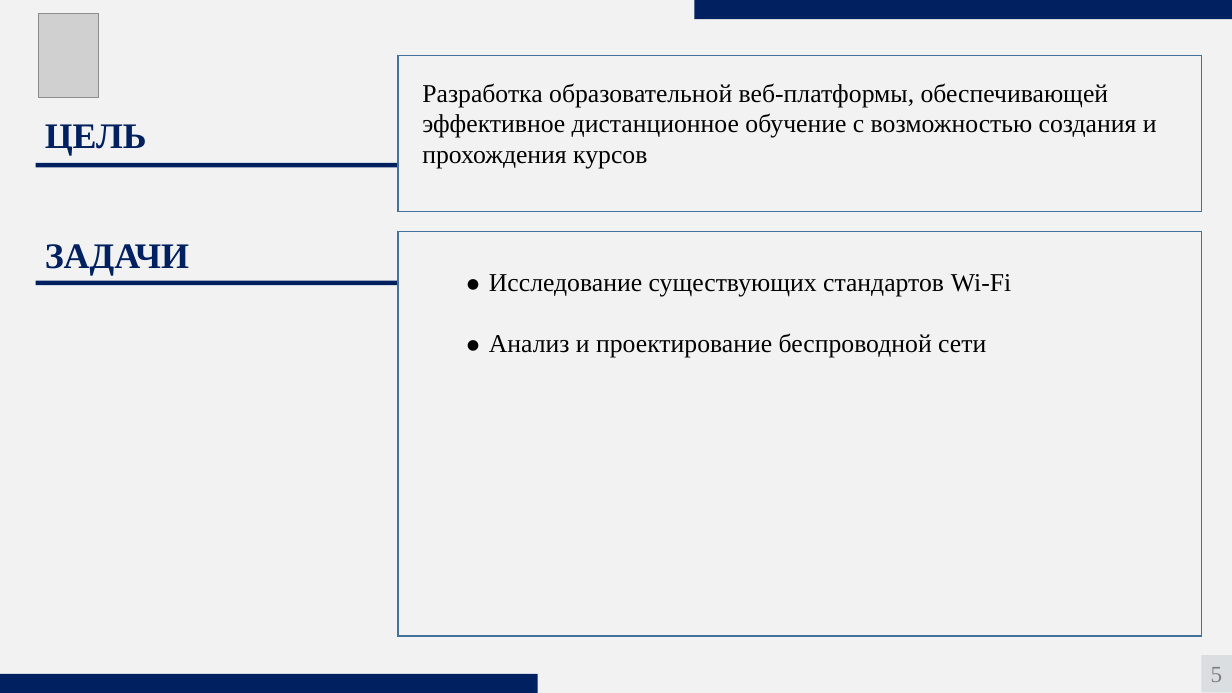
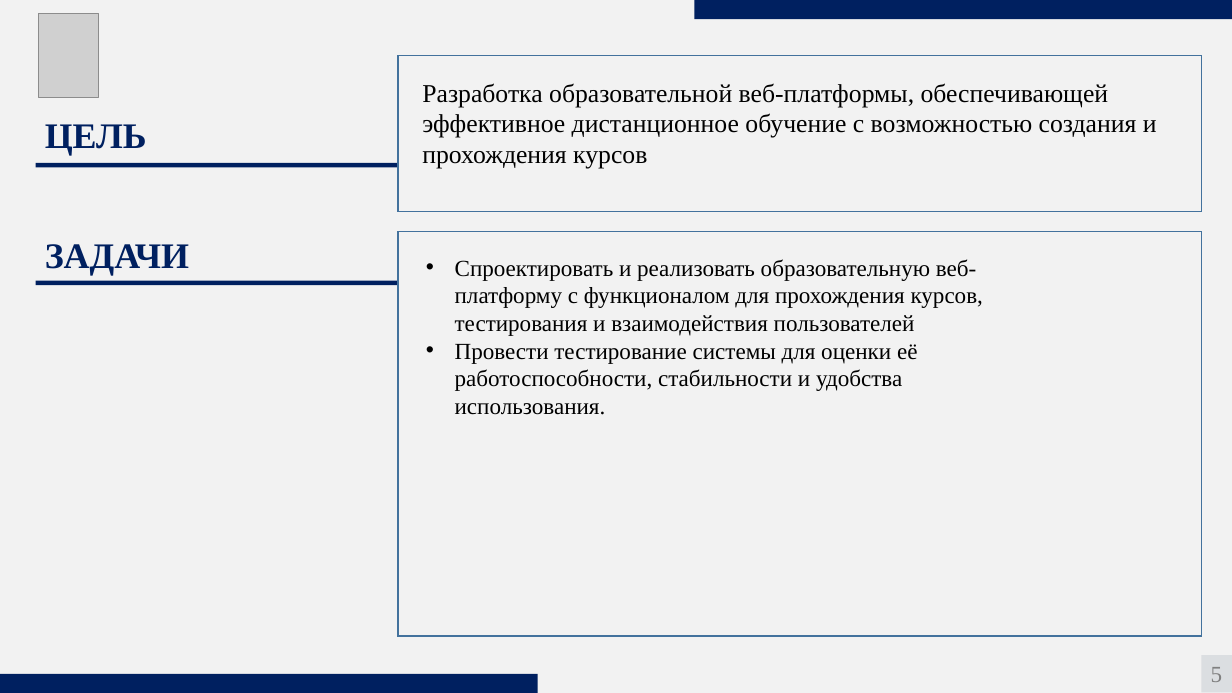
Before and after one commit to aftercraig/Education-Graduate, a slide deck: slide 5 of Дополнительные материалы/Диплом Боритько.pptx. Drawn at 1232x693 pixels with LibreOffice and Linux fonts; fonts in the diff are those of the drawing; grey boxes stand for pictures. Boxes give left, top, right and bottom in pixels: in the first picture for what was removed or moved away, otherwise in the second. Text is boxed around its words. In the diff, an @@ line names an element or a change of style, - is before the commit and + after.

```diff
--- a/Дополнительные материалы/Диплом Боритько.pptx
+++ b/Дополнительные материалы/Диплом Боритько.pptx
@@ text added at [455, 259, 983, 415], 18 pt, text #000000 @@
+• Спроектировать и реализовать образовательную веб-платформу с функционалом для прохождения курсов, тестирования и взаимодействия пользователей
+• Провести тестирование системы для оценки её работоспособности, стабильности и удобства использования.
@@ text removed at [457, 262, 490, 302] @@
-●
@@ text removed at [489, 274, 1011, 358] @@
-Исследование существующих стандартов Wi-Fi
-Анализ и проектирование беспроводной сети
@@ text removed at [457, 323, 490, 363] @@
-●
```
Also in this commit, not shown: 2 other slides changed, 5 slides added, 8 slides removed, 2 other files.
